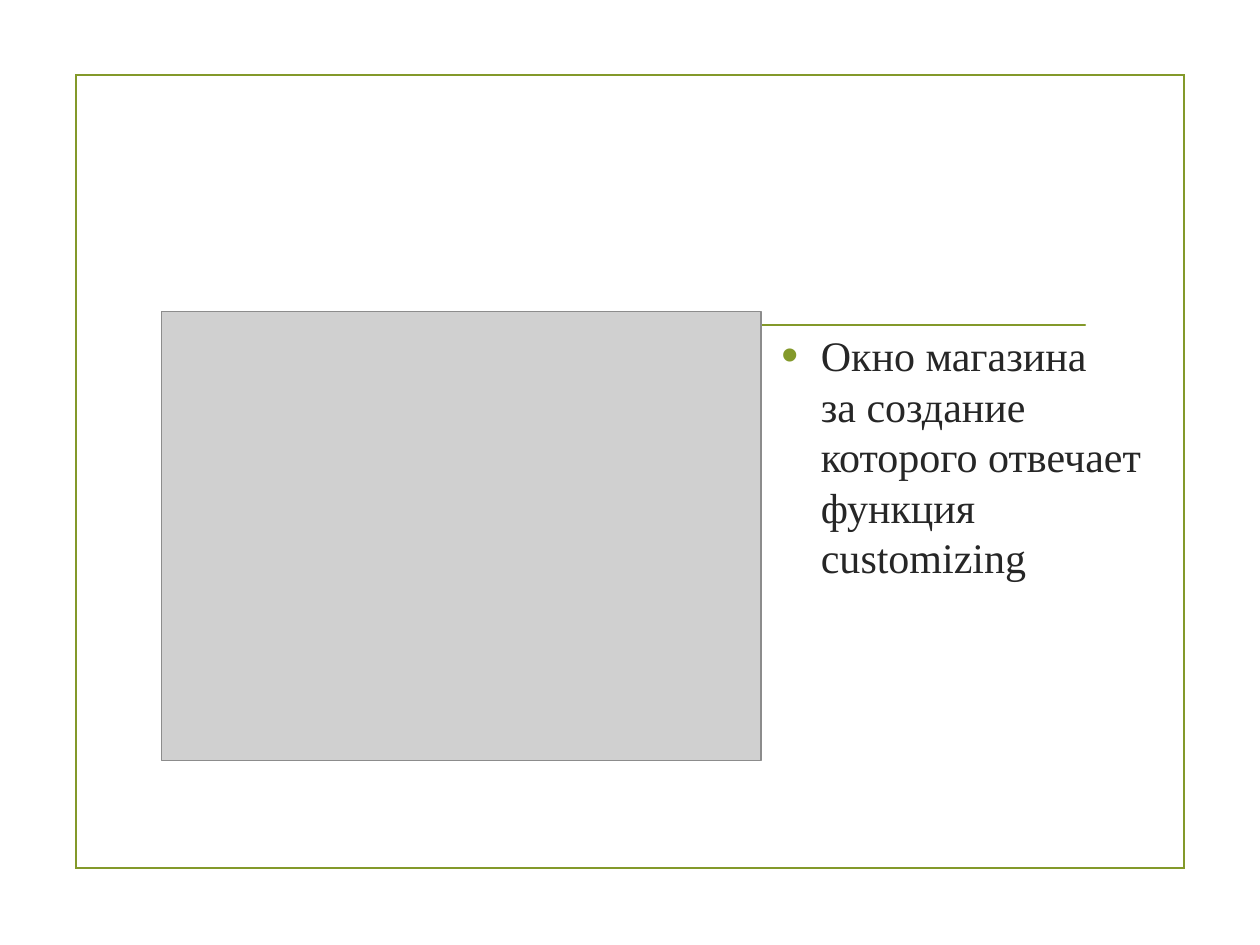
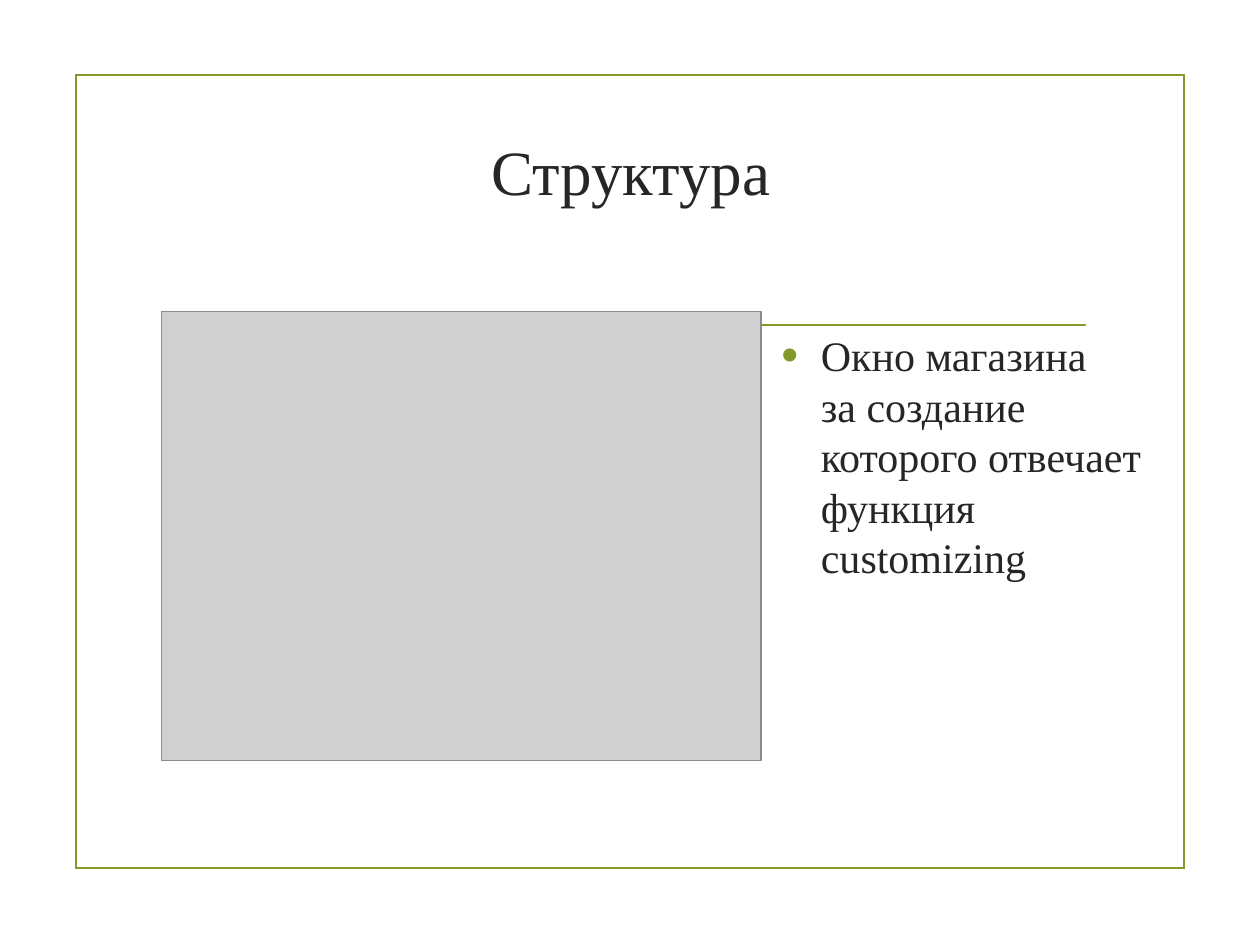
Before and after one commit to Enigmast159/PyGame-project, a slide deck: slide 5 of Go go goose.pptx. Drawn at 1260x945 pixels with LibreOffice and Linux fonts; fonts in the diff are those of the drawing; grey boxes stand for pictures; background and template pictures are left out. Boxes give left, top, right and bottom in pixels: in the first picture for what was removed or moved away, otherwise in the second. Text is boxed around its words. In the diff, an @@ line names an element or a change of style, - is before the commit and + after.

```diff
--- a/Go go goose.pptx
+++ b/Go go goose.pptx
@@ title added at box(491, 153, 770, 207), 36 pt, text #262626 @@
+Структура
```
Also in this commit, not shown: 1 other slide changed, 6 other files.
